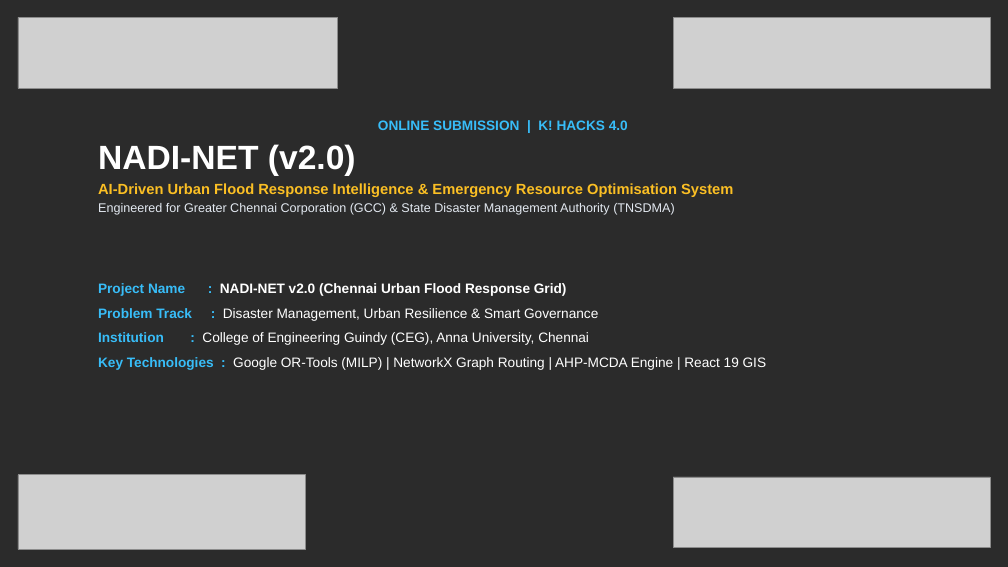
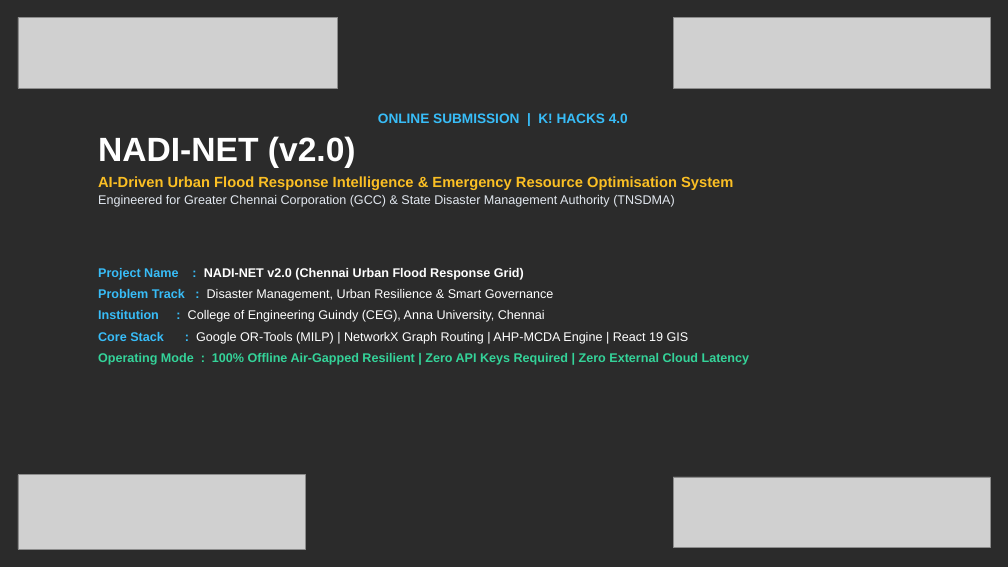
Before and after one commit to Vishnu-3727/nadi-net, a slide deck: slide 1 of NADI_NET_K_HACKS_Presentation.pptx. Drawn at 1008x567 pixels with LibreOffice and Linux fonts; fonts in the diff are those of the drawing; grey boxes stand for pictures; background and template pictures are left out; a plain dark background stands for a picture behind light text. Boxes give left, top, right and bottom in pixels: in the first picture for what was removed or moved away, otherwise in the second. Text is boxed around its words. In the diff, an @@ line names an element or a change of style, - is before the commit and + after.

```diff
--- a/NADI_NET_K_HACKS_Presentation.pptx
+++ b/NADI_NET_K_HACKS_Presentation.pptx
@@ text "ONLINE SUBMISSION | K! HACKS ..." moved from (x1=98, y1=120, x2=733, y2=215) to (x1=98, y1=113, x2=733, y2=207) @@
@@ text "Project Name : NADI-NET v2.0 ..." moved from (x1=98, y1=283, x2=766, y2=370) to (x1=98, y1=268, x2=750, y2=365) @@
@@ text at (x1=98, y1=268, x2=553, y2=322): size 13 to 12 pt in "Project Name : NADI-NET v2.0 (Chennai Urban ...", "Problem Track : Disaster Management, Urban Resilience ...", "Institution : College of Engineering Guindy (CEG), ..."; less space between paragraphs @@
@@ text at (x1=98, y1=332, x2=750, y2=365): text changed; size 13 to 12 pt; text colour #FFFFFF to #34D399; bold on @@
-Key Technologies : Google OR-Tools (MILP) | NetworkX Graph Routing | AHP-MCDA Engine | React 19 GIS
+Core Stack : Google OR-Tools (MILP) | NetworkX Graph Routing | AHP-MCDA Engine | React 19 GIS
+Operating Mode : 100% Offline Air-Gapped Resilient | Zero API Keys Required | Zero External Cloud Latency
```
Also in this commit, not shown: 6 other slides changed.
